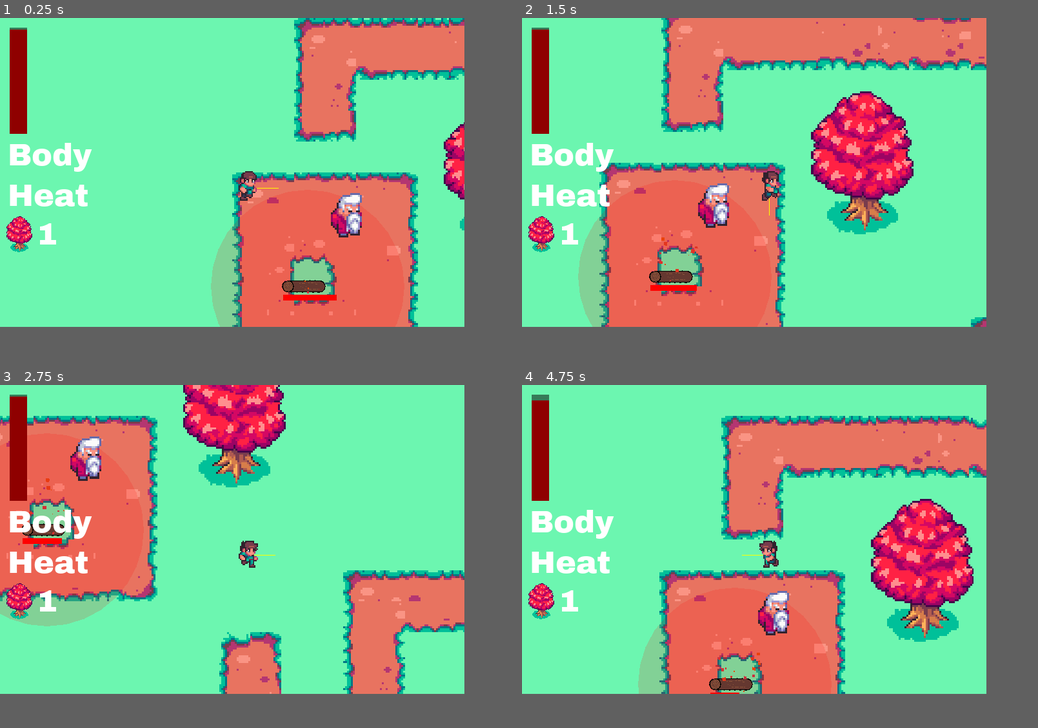
Above: before the commit, frames 1-4 (two rows, left to right).
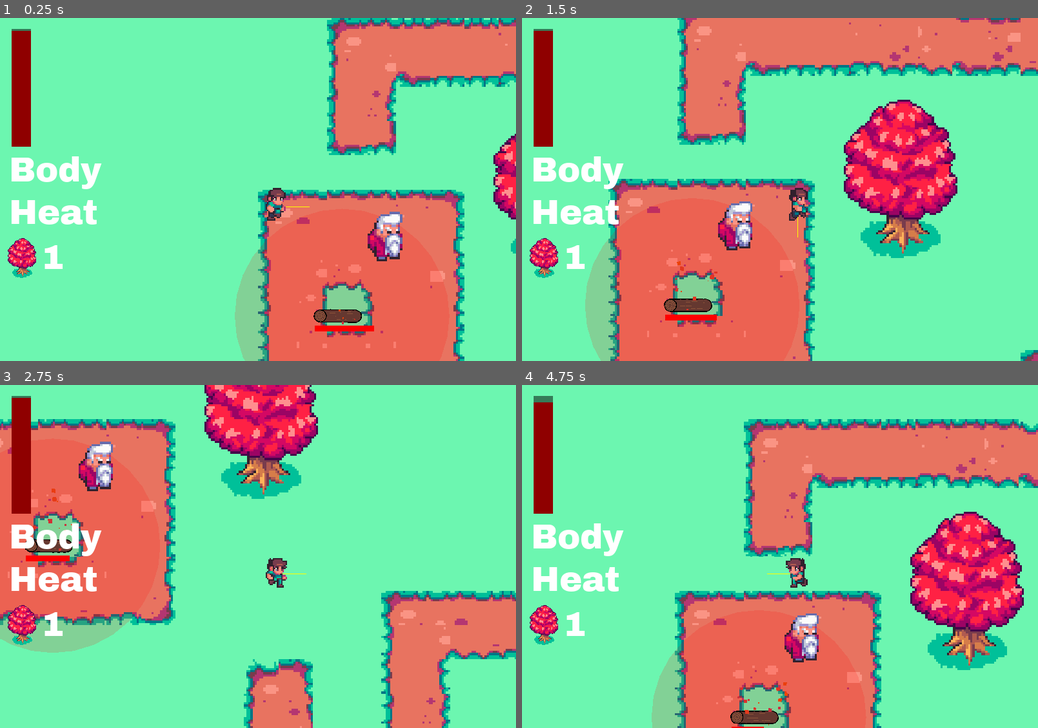
Above: after the commit, the same moments.

Repository: A-Sandwich/Godot-Wild-Jam-40
Game: Godot game, scene res://World.tscn
The game is run twice, just before and just after one commit, with the same random seed, the same clock (stepped at 60 frames per second) and the same inputs.
Inputs:
- Up to frame 1 (0.25 s): no input
- Up to frame 2 (1.5 s): tap Enter at 0.5 s; hold Right (move_right) 0.53-1.28 s; hold E (action_button) 0.53-1.28 s; hold Down (move_down) from 1.28 s (still down); tap E (action_button) at 1.35 s
- Up to frame 3 (2.75 s): release Down (move_down) at 2.03 s; hold Right (move_right) from 2.03 s (still down); hold E (action_button) from 2.03 s (still down)
- Up to frame 4 (4.75 s): release Right (move_right) at 2.78 s; release E (action_button) at 2.78 s; hold Up (move_up) 2.78-3.53 s; tap E (action_button) at 2.85, 4.35 s; hold E (action_button) 3.53-4.28 s; hold Left (move_left) from 3.53 s (still down)
In our replay, the window is 720x480 before the commit and 800x533 after it. These sizes can differ from the game's own. Grey fills any space a smaller window leaves; there, only what the larger window draws over its background counts as a difference.

The runs differ from the first frame. In frame 1, 32% of the frame differs, in the area x 1-100%, y 0-100%; in frame 2, 36%; in frame 3, 33%; in frame 4, 38%, in the area x 1-100%, y 2-100%.

Commit message:
scaled game so it is not gameboy sized

Diff:
--- a/Cozy/project.godot
+++ b/Cozy/project.godot
@@ -20,12 +20,15 @@
 
 [display]
 
-window/size/width=240
-window/size/height=160
-window/size/test_width=960
-window/size/test_height=640
+window/size/width=960
+window/size/height=640
 window/stretch/mode="2d"
 window/stretch/aspect="keep"
+window/stretch/shrink=4.0
+
+[editor_plugins]
+
+enabled=PoolStringArray(  )
 
 [input]
 
